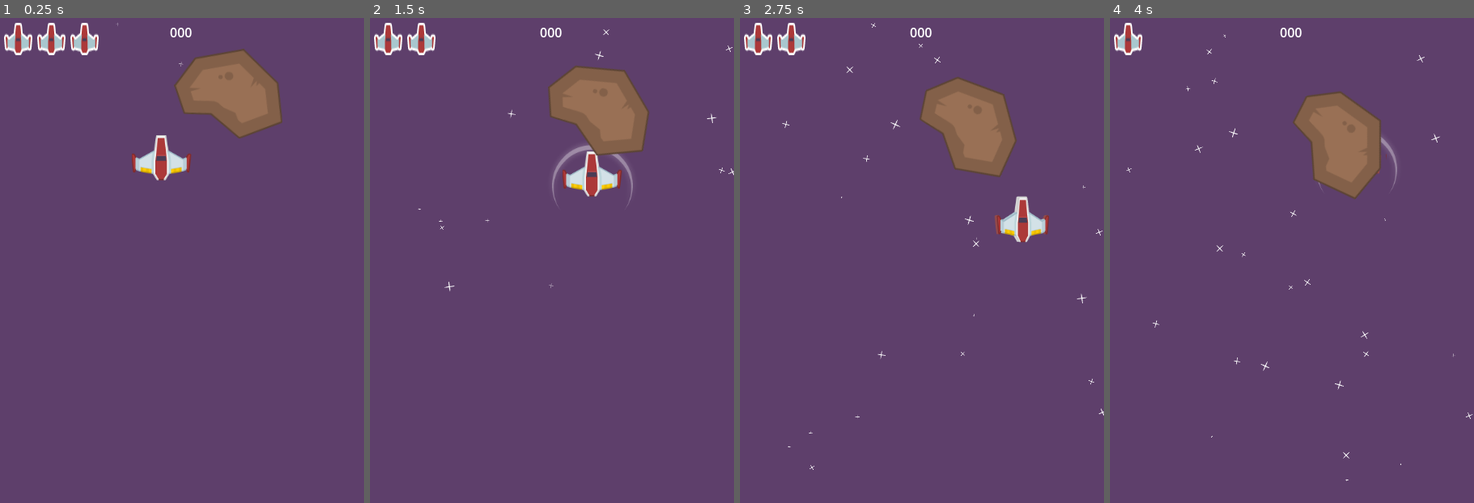
Above: before the commit, frames 1-4 (left to right).
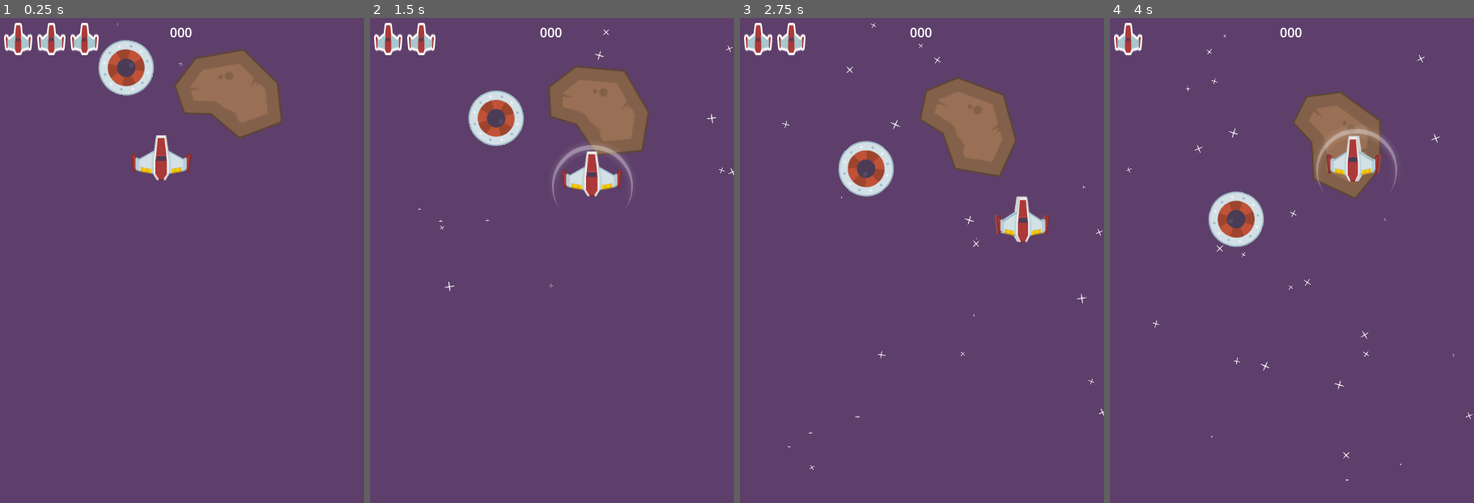
Above: after the commit, the same moments.

Repository: Turbash/space
Game: Godot game, scene res://MainScenes/game_play.tscn
Two runs of this game, one before a commit and one after it. Both use one fixed random seed, a clock stepped at 60 frames per second and the inputs below.
Inputs:
- Up to frame 1 (0.25 s): no input
- Up to frame 2 (1.5 s): tap Enter at 0.5 s; hold D (move_right) 0.53-1.28 s; hold Space (shoot) 0.53-1.28 s; hold S (move_down) from 1.28 s (still down); tap Alt at 1.35 s
- Up to frame 3 (2.75 s): release S (move_down) at 2.03 s; hold D (move_right) from 2.03 s (still down); tap Shift at 2.1 s
- Up to frame 4 (4 s): release D (move_right) at 2.78 s; hold W (move_up) 2.78-3.53 s; tap Space (shoot) at 2.85 s; hold A (move_left) from 3.53 s (still down); tap Alt at 3.6 s

The runs differ from the first frame. In frame 1, 1.2% of the frame differs, in the area x 26-43%, y 4-16%; in frame 2, 1.3%; in frame 3, 1.2%; in frame 4, 2.2%, in the area x 26-75%, y 22-48%.

Commit message:
Added enemies base and fast enemy

Diff:
--- /dev/null
+++ b/Enemy/enemy.gd
@@ -0,0 +1,31 @@
+extends Area2D
+class_name Enemy
+
+@export var verticalSpeed:float = 10
+@export var health: int = 5
+
+var playerInArea: Player = null
+
+func _process(delta: float) -> void:
+	if playerInArea!=null:
+		playerInArea.damage(1)
+
+func _physics_process(delta: float) -> void:
+	position.y+=verticalSpeed*delta
+
+func damage(amount: int):
+	health-=amount
+	if health<=0:
+		queue_free()
+
+func _on_visible_on_screen_notifier_2d_screen_exited() -> void:
+	queue_free()
+
+func _on_area_entered(area: Area2D) -> void:
+	if area is Player:
+		playerInArea=area
+
+
+func _on_area_exited(area: Area2D) -> void:
+	if area is Player:
+		playerInArea=null
--- /dev/null
+++ b/Enemy/enemy.tscn
@@ -0,0 +1,24 @@
+[gd_scene load_steps=4 format=3 uid="uid://dxavp8jobd04u"]
+
+[ext_resource type="Texture2D" uid="uid://cx8hp0tep0e5k" path="res://textures/enemyUFO.png" id="1_2pb1h"]
+[ext_resource type="Script" uid="uid://8t81mm6m5l2l" path="res://Enemy/enemy.gd" id="1_px1sc"]
+
+[sub_resource type="CircleShape2D" id="CircleShape2D_px1sc"]
+radius = 46.0
+
+[node name="Enemy" type="Area2D" groups=["damageable"]]
+script = ExtResource("1_px1sc")
+
+[node name="Sprite2D" type="Sprite2D" parent="."]
+texture = ExtResource("1_2pb1h")
+
+[node name="CollisionShape2D" type="CollisionShape2D" parent="."]
+shape = SubResource("CircleShape2D_px1sc")
+
+[node name="VisibleOnScreenNotifier2D" type="VisibleOnScreenNotifier2D" parent="."]
+position = Vector2(16, 0)
+rect = Rect2(-63, -47, 94, 95)
+
+[connection signal="area_entered" from="." to="." method="_on_area_entered"]
+[connection signal="area_exited" from="." to="." method="_on_area_exited"]
+[connection signal="screen_exited" from="VisibleOnScreenNotifier2D" to="." method="_on_visible_on_screen_notifier_2d_screen_exited"]
--- /dev/null
+++ b/Enemy/fast_enemy.gd
@@ -0,0 +1,7 @@
+extends Enemy
+
+@export var rotationRate:=20
+
+func _process(delta: float) -> void:
+	super._process(delta)
+	rotate(deg_to_rad(rotationRate) * delta)
--- /dev/null
+++ b/Enemy/fast_enemy.tscn
@@ -0,0 +1,20 @@
+[gd_scene load_steps=3 format=3 uid="uid://bptycnf2ws7b3"]
+
+[ext_resource type="PackedScene" uid="uid://dxavp8jobd04u" path="res://Enemy/enemy.tscn" id="1_4sc6u"]
+[ext_resource type="Script" uid="uid://cvb8uvvbbx1el" path="res://Enemy/fast_enemy.gd" id="2_a2oy4"]
+
+[node name="FastEnemy" instance=ExtResource("1_4sc6u")]
+script = ExtResource("2_a2oy4")
+rotationRate = 50
+verticalSpeed = 50.0
+health = 20
+
+[node name="Sprite2D" parent="." index="0"]
+scale = Vector2(0.75, 0.75)
+
+[node name="CollisionShape2D" parent="." index="1"]
+scale = Vector2(0.75, 0.75)
+
+[node name="VisibleOnScreenNotifier2D" parent="." index="2"]
+scale = Vector2(0.75, 0.75)
+rect = Rect2(-90.66667, -62.666668, 133.33334, 125.33334)
--- a/MainScenes/game_play.tscn
+++ b/MainScenes/game_play.tscn
@@ -1,10 +1,11 @@
-[gd_scene load_steps=6 format=3 uid="uid://buoeolvm6yalf"]
+[gd_scene load_steps=7 format=3 uid="uid://buoeolvm6yalf"]
 
 [ext_resource type="Texture2D" uid="uid://dalwspi1htjlp" path="res://textures/backgroundColor.png" id="1_c5uo5"]
 [ext_resource type="PackedScene" uid="uid://dj3sjxuq3rfk7" path="res://Player/player.tscn" id="1_i3rah"]
 [ext_resource type="Texture2D" uid="uid://dfo1ty8x1cdd3" path="res://textures/starBig.png" id="2_j7o10"]
 [ext_resource type="PackedScene" uid="uid://cbsournexoebr" path="res://Meteor/meteor.tscn" id="4_7d0xp"]
 [ext_resource type="PackedScene" uid="uid://c5uu1lrmdmi27" path="res://HUD/hud.tscn" id="5_r44uq"]
+[ext_resource type="PackedScene" uid="uid://bptycnf2ws7b3" path="res://Enemy/fast_enemy.tscn" id="6_oij4s"]
 
 [node name="GamePlay" type="Node"]
 
@@ -30,6 +31,7 @@
 scale_amount_max = 0.6
 
 [node name="HUD" parent="." instance=ExtResource("5_r44uq")]
+z_index = 101
 offset_left = 3.0517574e-05
 
 [node name="Player" parent="." instance=ExtResource("1_i3rah")]
@@ -37,3 +39,6 @@
 
 [node name="Meteor" parent="." instance=ExtResource("4_7d0xp")]
 position = Vector2(283, 89)
+
+[node name="FastEnemy" parent="." instance=ExtResource("6_oij4s")]
+position = Vector2(156, 49)
--- a/Player/player.tscn
+++ b/Player/player.tscn
@@ -47,6 +47,7 @@
 radius = 34.0
 
 [node name="Player" type="Area2D"]
+z_index = 100
 script = ExtResource("1_4ntmi")
 fire_delay = 0.15
 
Not shown, added: Enemy/enemy.gd.uid
Not shown, added: Enemy/fast_enemy.gd.uid
